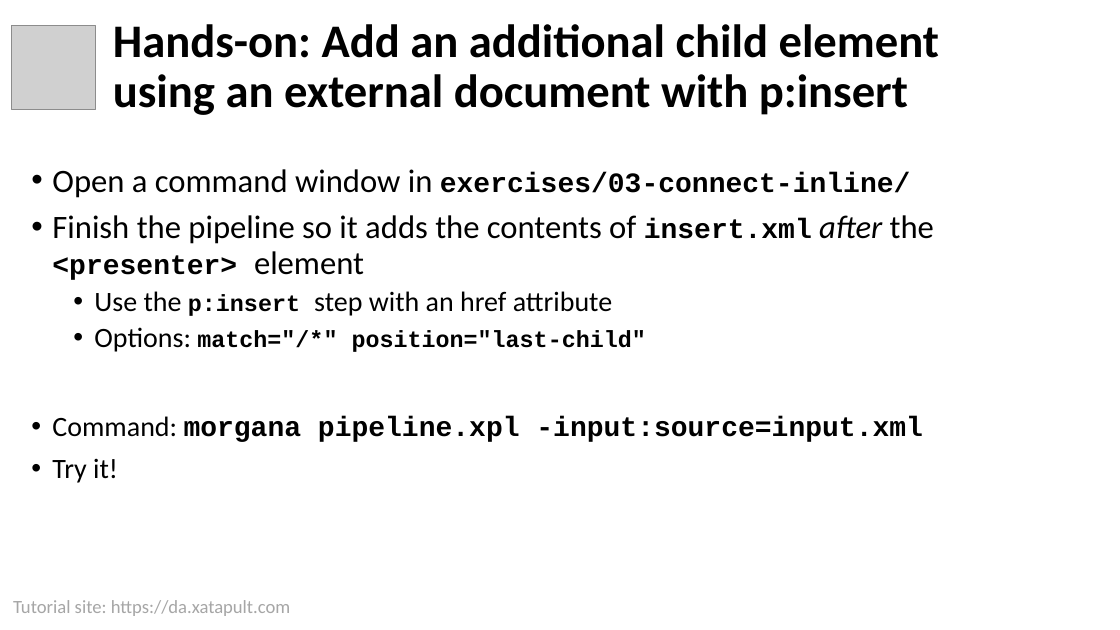
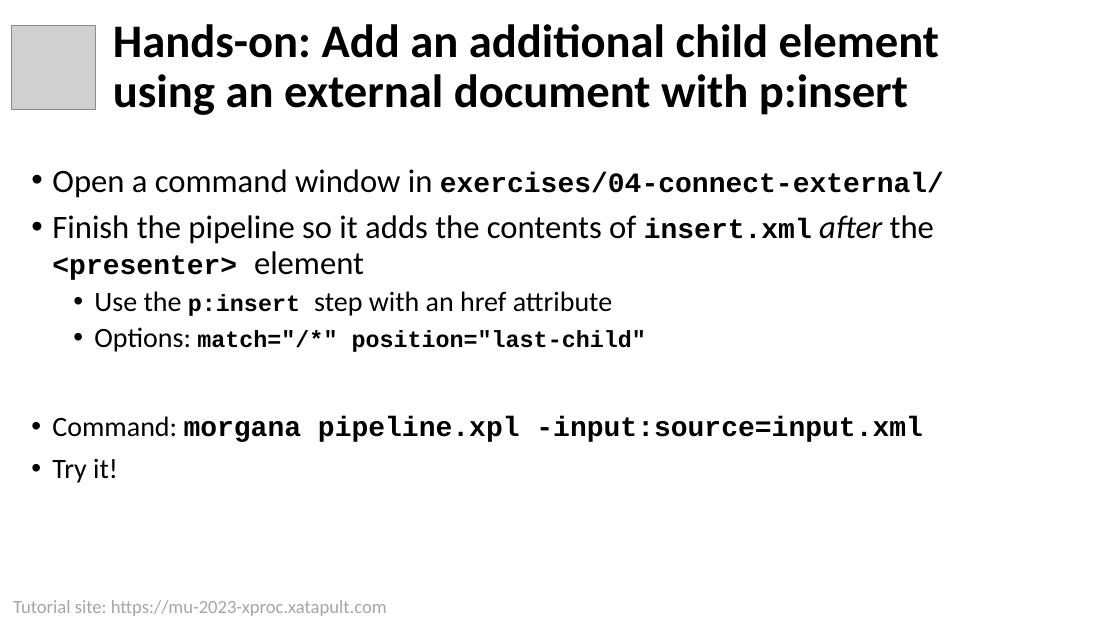
Before and after one commit to xatapult/mu-2023-xproc, a slide deck: slide 25 of presentation/Introduction to XProc 3.0.pptx. Drawn at 1120x630 pixels with LibreOffice and Linux fonts; fonts in the diff are those of the drawing; grey boxes stand for pictures; background and template pictures are left out. Boxes give left, top, right and bottom in pixels: in the first picture for what was removed or moved away, otherwise in the second. Text is boxed around its words. In the diff, an @@ line names an element or a change of style, - is before the commit and + after.

```diff
--- a/presentation/Introduction to XProc 3.0.pptx
+++ b/presentation/Introduction to XProc 3.0.pptx
@@ text at (52, 169, 944, 198): text changed @@
-• Open a command window in exercises/03-connect-inline/
+• Open a command window in exercises/04-connect-external/
@@ text at (13, 600, 387, 616): text changed @@
-Tutorial site: https://da.xatapult.com
+Tutorial site: https://mu-2023-xproc.xatapult.com
```
Also in this commit, not shown: 69 other slides changed, 6 other files.
